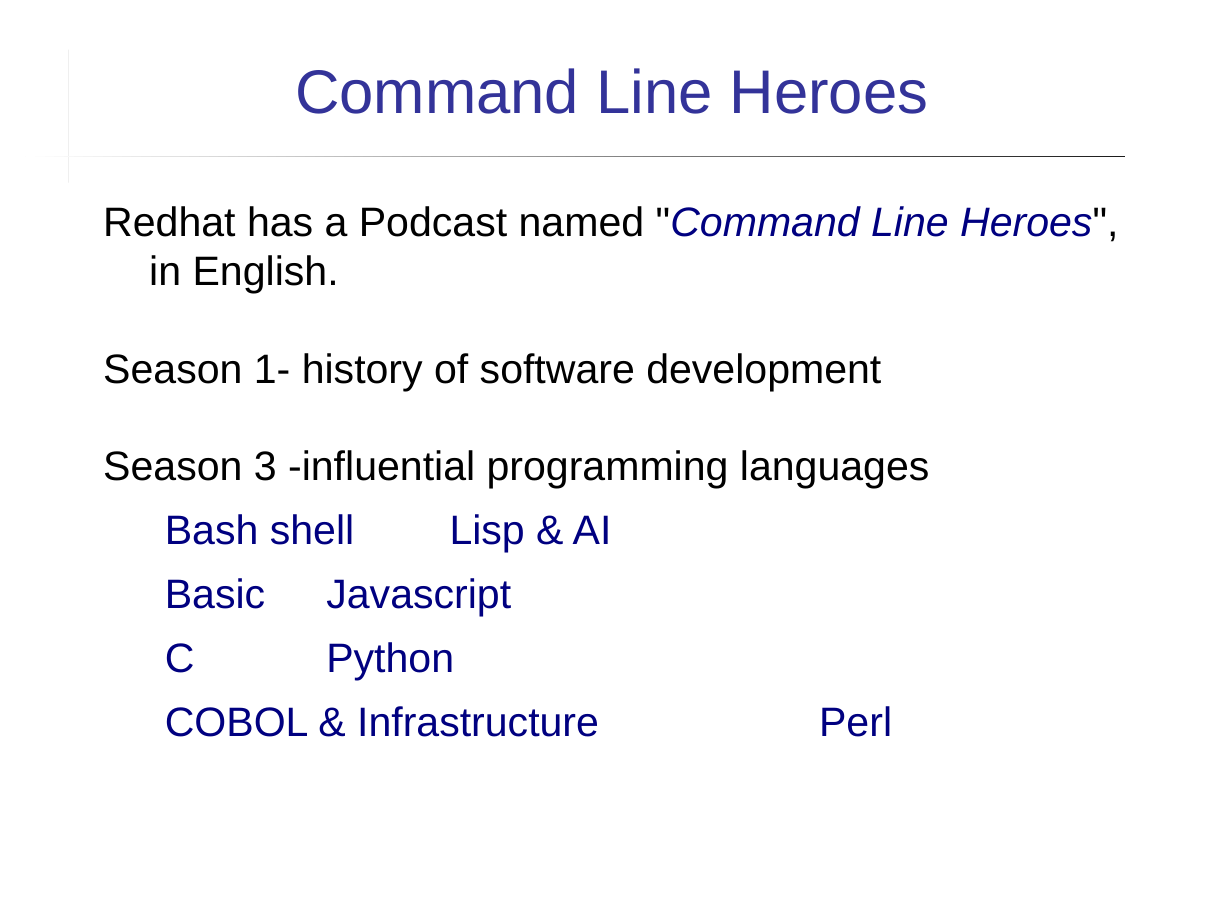
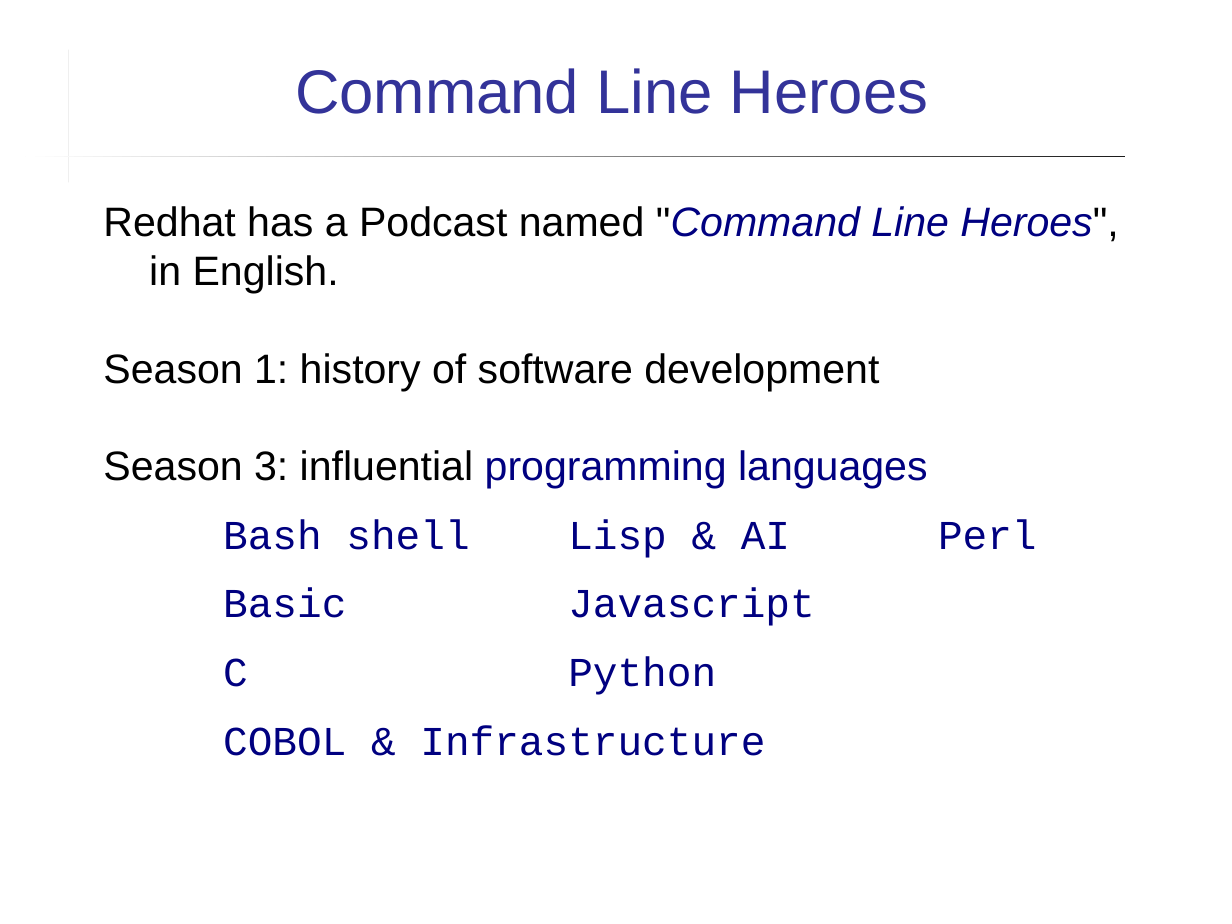
Before and after one commit to cpske/ISP, a slide deck: slide 10 of assignment/feedback/Quiz2-feedback.ppt. Drawn at 1232x924 pixels with LibreOffice and Linux fonts; fonts in the diff are those of the drawing. Boxes give left, top, right and bottom in pixels: in the first picture for what was removed or moved away, otherwise in the second. Text is boxed around its words. In the diff, an @@ line names an element or a change of style, - is before the commit and + after.

```diff
--- a/assignment/feedback/Quiz2-feedback.ppt
+++ b/assignment/feedback/Quiz2-feedback.ppt
@@ text at [103,353,928,558]: text changed @@
-Season 1- history of software development
-Season 3 -influential programming languages
-  Bash shell Lisp & AI
+Season 1: history of software development
+Season 3: influential programming languages
+Bash shell Lisp & AI Perl
@@ text at [223,588,814,695]: font Arial to Courier New in "Basic Javascript", "C Python"; list level 2 to 1 in "Basic Javascript"; line spacing 1 to 0.9; list level 2 to 1 in "C Python" @@
@@ text at [223,725,765,756]: text changed; font Arial to Courier New @@
-  COBOL & Infrastructure Perl
+COBOL & Infrastructure
```
Also in this commit, not shown: 10 other slides changed, 1 slide added, 3 other files.
